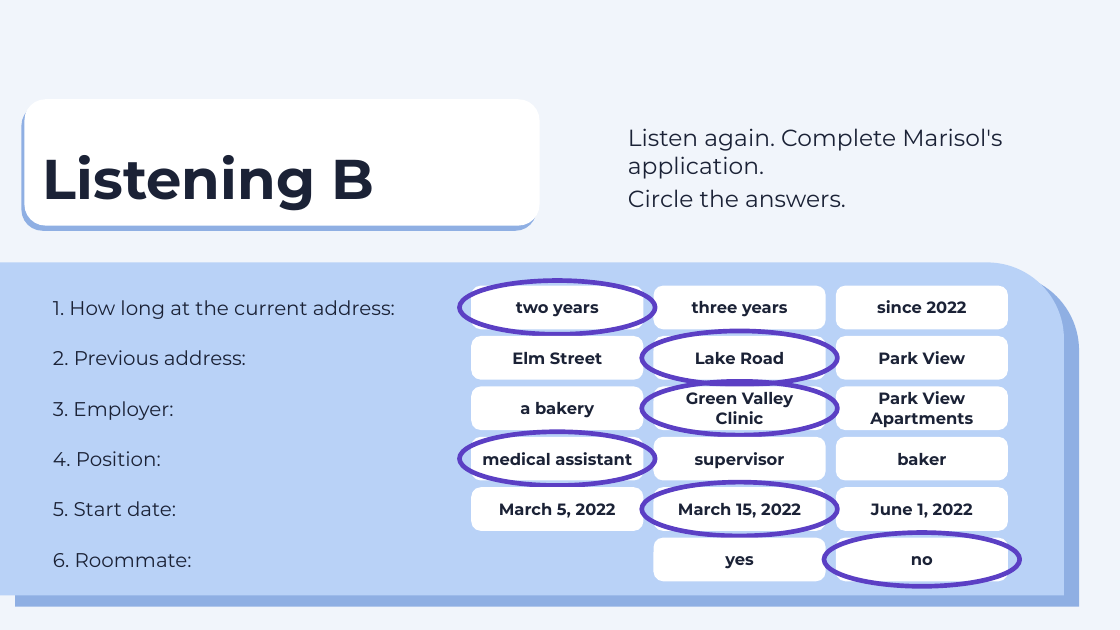
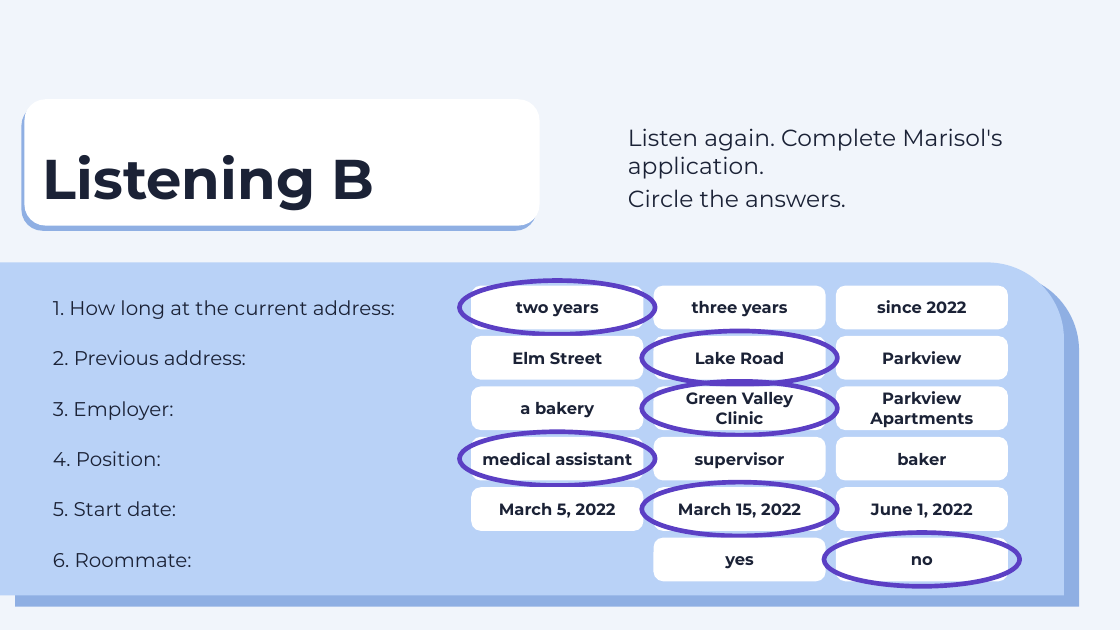
Before and after one commit to sdpursley/ESL-Curriculum, a slide deck: slide 10 of level4/slides/Level4_Lesson2_Slides.pptx. Drawn at 1120x630 pixels with LibreOffice and Linux fonts; fonts in the diff are those of the drawing. Boxes give left, top, right and bottom in pixels: in the first picture for what was removed or moved away, otherwise in the second. Text is boxed around its words. In the diff, an @@ line names an element or a change of style, - is before the commit and + after.

Commit message:
Rewrite the Level 4 lines the checker could not hear
Lesson 1 says "we have" where Whisper dropped "we've." Lesson 2 says Parkview, four eighteen Elm Street, and a full start-date question. Lesson 3 says "those shelves are done" and "we have already." Lesson 4 says the blood pressure looks normal. Each lesson's grammar stays.

```diff
--- a/level4/slides/Level4_Lesson2_Slides.pptx
+++ b/level4/slides/Level4_Lesson2_Slides.pptx
@@ text in rounded rectangle at box(882, 351, 961, 364): text changed @@
-Park View
+Parkview
@@ text in rounded rectangle at box(870, 391, 973, 427): text changed @@
-Park View Apartments
+Parkview Apartments
```
Also in this commit, not shown: 1 other slide changed, 41 other files.
